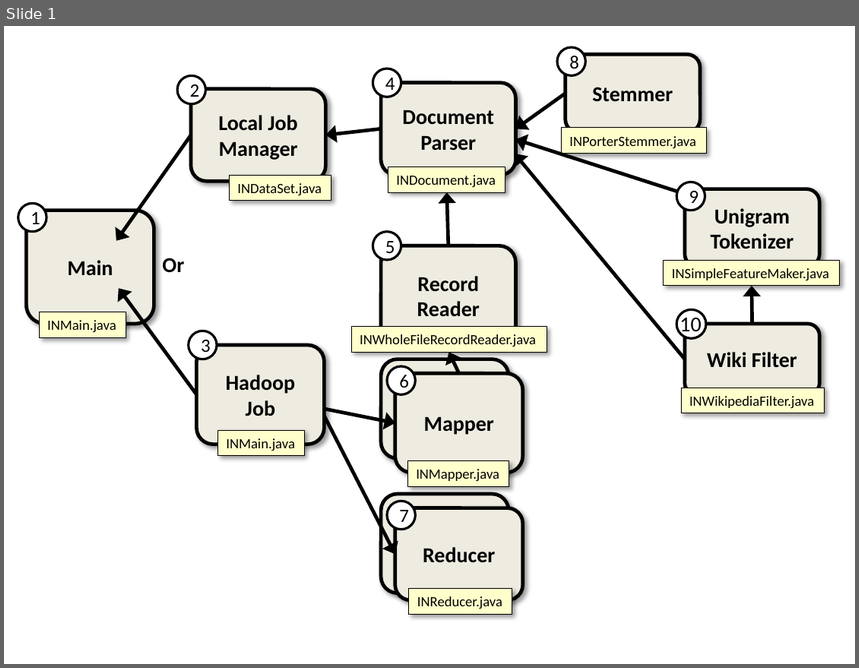
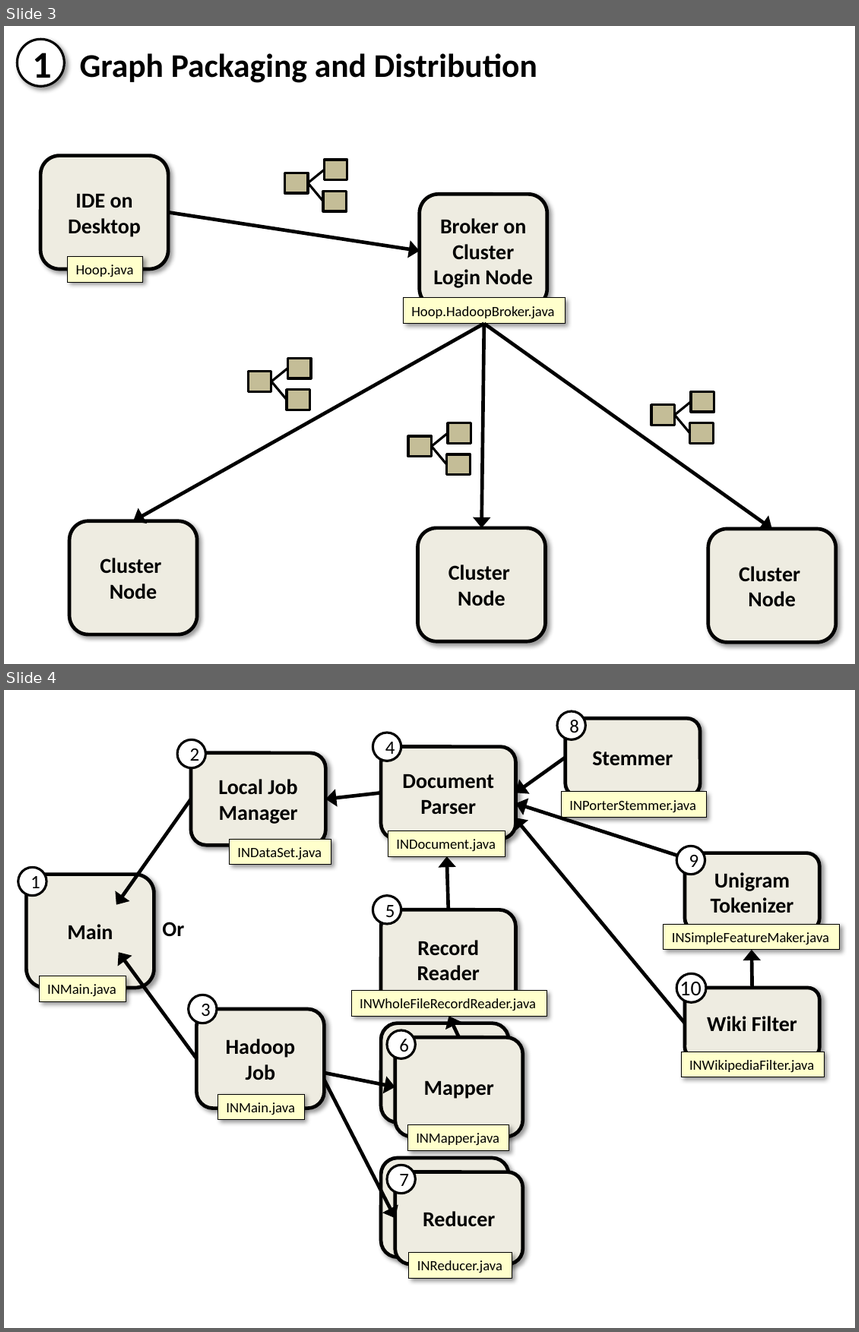
Before and after one commit to Mindtoeye/Hoop, a slide deck: Resources/Documentation/Architecture.pptx. Shown one above the other, each under a label of ours: slide 1 before the commit, slides 3 and 4 after it. The pictures are 859x668 and 859x1332 pixels, drawn with LibreOffice and Linux fonts; fonts in the diff are those of the drawing. Boxes give left, top, right and bottom in pixels: in the first picture for what was removed or moved away, otherwise in the second. Text is boxed around its words. In the diff, an @@ line names an element or a change of style, - is before the commit and + after.

Commit message:
Started to add the capability to execute a graph directly on a cluster

```diff
--- a/Resources/Documentation/Architecture.pptx
+++ b/Resources/Documentation/Architecture.pptx
@@ slide 3 added at <box>4,26,855,664</box>, background #FFFFFF @@
@@ ellipse added at <box>17,39,63,85</box>, fill #FFFFFF, outline #000000 2 pt, 32 pt, text #000000, bold @@
+1
@@ text added at <box>80,53,538,83</box>, 28 pt, text #000000, bold @@
+Graph Packaging and Distribution
@@ rounded rectangle added at <box>40,155,168,268</box>, fill #EEECE1, outline #000000 3 pt, 18 pt, text #000000, bold @@
+IDE on Desktop
@@ group added at <box>285,160,347,211</box>: 3 rectangles, 2 lines @@
@@ rounded rectangle added at <box>420,195,547,308</box>, fill #EEECE1, outline #000000 3 pt, 18 pt, text #000000, bold @@
+Broker on Cluster Login Node
@@ arrow added from (168, 212) to (420, 251), #000000 3 pt @@
@@ rectangle added at <box>68,257,144,282</box>, fill #FFFFCC, outline #000000 0.75 pt, 12 pt, text #000000 @@
+Hoop.java
@@ rectangle added at <box>403,298,565,324</box>, fill #FFFFCC, outline #000000 0.75 pt, 12 pt, text #000000 @@
+Hoop.HadoopBroker.java
@@ arrow added from (484, 324) to (133, 522), #000000 3 pt @@
@@ arrow added from (484, 324) to (481, 528), #000000 3 pt @@
@@ arrow added from (484, 324) to (772, 529), #000000 3 pt @@
@@ group added at <box>248,358,310,410</box>: 3 rectangles, 2 lines @@
@@ group added at <box>652,392,714,444</box>: 3 rectangles, 2 lines @@
@@ group added at <box>408,423,471,475</box>: 3 rectangles, 2 lines @@
@@ rounded rectangle added at <box>69,522,197,635</box>, fill #EEECE1, outline #000000 3 pt, 18 pt, text #000000, bold @@
+Cluster Node
@@ rounded rectangle added at <box>417,528,545,642</box>, fill #EEECE1, outline #000000 3 pt, 18 pt, text #000000, bold @@
+Cluster Node
@@ rounded rectangle added at <box>709,529,836,642</box>, fill #EEECE1, outline #000000 3 pt, 18 pt, text #000000, bold @@
+Cluster Node
@@ what was slide 1 is now slide 4 @@
```
Also in this commit, not shown: 2 other slides added, 8 other files.
